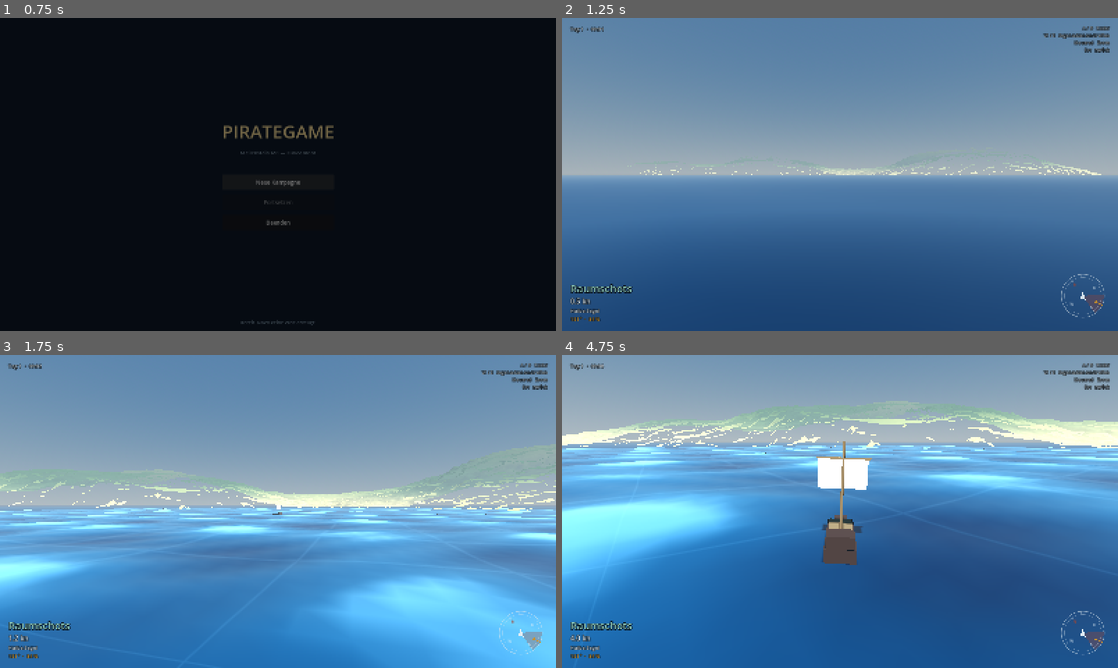
Above: before the commit, frames 1-4 (two rows, left to right).
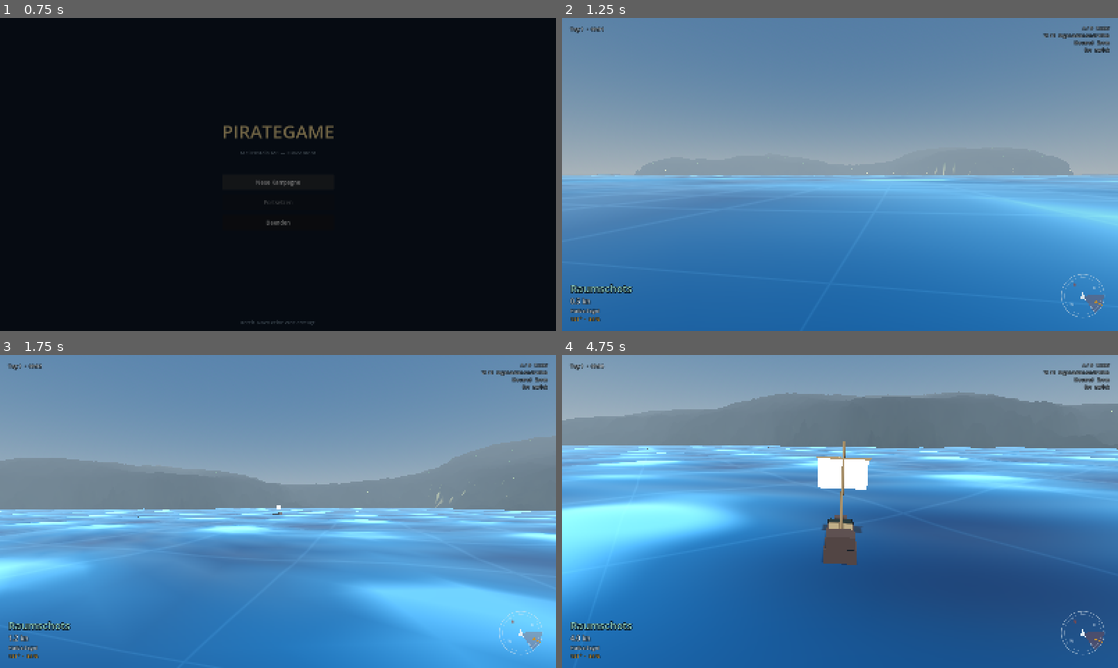
Above: after the commit, the same moments.

Repository: J0R0W/PirateGame
Game: Godot game, scene res://modes/menu/main_menu.tscn
Two runs of this game, one before a commit and one after it. Both use one fixed random seed, a clock stepped at 60 frames per second and the inputs below.
Inputs (mouse positions are in pixels of both pictures, inside the frame that each line leads up to):
- Up to frame 1 (0.75 s): click "Neue Kampagne" at 0.5 s
- Up to frame 2 (1.25 s): no input
- Up to frame 3 (1.75 s): move the mouse to (400, 495) at 1.27 s; tap Q (fire_port) at 1.35 s; click (400, 495) at 1.42 s
- Up to frame 4 (4.75 s): move the mouse to (728, 527) at 2.02 s; tap one key every 0.75 s from 2.1 s: E (fire_starboard) A (helm_port) D (helm_starboard) Space (interact); click (728, 527) at 2.17 s; move the mouse to (895, 442) at 2.77 s; click (895, 442) at 2.92 s; move the mouse to (812, 574) at 3.52 s; click (812, 574) at 3.67 s; move the mouse to (1006, 558) at 4.27 s; click (1006, 558) at 4.42 s

Frame 1 is identical in both runs. In frame 2, 49% of the frame differs, in the area x 0-100%, y 44-100%; in frame 3, 16%; in frame 4, 15%.

Commit message:
Insel wirkte durchsichtig: Rückseiten-Culling im Gelände
Die Küsten zerfielen in schwebende Fetzen, das Land sah aus wie eine dünne
Schale ohne Unterseite.

Ursache: An steilen Küsten hat ein Höhenfeld ein Zickzack-Profil — benachbarte
Dreiecke zeigen abwechselnd zur Kamera und von ihr weg. Mit Rückseiten-Culling
verschwinden die abgewandten, und man sieht durch die Küste hindurch. Das
Geländematerial läuft jetzt mit CULL_DISABLED.

Die Suche war ein Umweg, und der ist im Ergebnis sichtbar:

- Zuerst sah es nach Z-Fighting mit der Fernsee aus. Das war ein echter, aber
  anderer Fehler: Die flache Fernsee lag 1,5 m unter Null, genau dort, wo
  flaches Küstengelände liegt, und der Meeresboden blieb bis 22 m Tiefe
  sandfarben — maximaler Kontrast beim Flimmern.
- Dann sah es nach zu flachen Küsten aus. Auch das wurde geändert, half auch
  nicht, und die erste Kurve war zusätzlich falsch gewählt: Eine Potenz hat bei
  t gegen 0 eine unendliche Ableitung, machte also am Meeresspiegel jede Küste
  zur Wand.
- Erst das Abschalten des Cullings als einzelne, isolierte Prüfung zeigte die
  Ursache.

Was von den Umwegen bleibt, weil es für sich gut ist:

- Der Ozean ist jetzt EIN radiales Mesh statt zweier Flächen. Ringabstand und
  Bogenlänge wachsen mit dem Radius, die Zellen bleiben quadratisch: nah 2,4 m
  Auflösung, 5 km Reichweite, 20 609 Vertices — weniger als die alte 900er
  Plane allein, und ohne Naht oder Z-Fighting.
- Die Chunk-Belegung schließt den Meeresboden vor der Küste ein. Vorher endete
  das Gelände an der Wasserlinie.
- Die Steilheitskurve bleibt, aber mild (2,5 statt 5,0) und stückweise linear.
  Sie gibt Inseln Kontur, ohne Klippen zu erzeugen.

Neu: tests/capture_island.tscn zeigt eine Küste vollständig, ohne Dunst, ohne
Wasser und als Drahtgitter — das Werkzeug, mit dem die Ursache am Ende sichtbar
wurde. tests/terrain_report.tscn nennt Kennzahlen eines Küstenchunks.

Der Rauchtest prüft jetzt, dass das Geländematerial beidseitig rendert.

140 Prüfungen, alle grün.

Co-Authored-By: Claude Opus 5 <noreply@anthropic.com>

Diff:
--- a/autoload/world_data.gd
+++ b/autoload/world_data.gd
@@ -177,7 +177,7 @@
 func terrain_y(x: float, z: float) -> float:
 	if generator == null:
 		return -50.0
-	return (generator.height_at(x, z) - generator.sea_level) * TERRAIN_HEIGHT_SCALE
+	return generator.elevation_at(x, z, TERRAIN_HEIGHT_SCALE)
 
 
 func sea_level() -> float:
--- /dev/null
+++ b/tests/capture_island.gd
@@ -0,0 +1,98 @@
+## Diagnose: eine Insel aus der Naehe, Schicht fuer Schicht abgeschaltet.
+##
+##   godot --path . res://tests/capture_island.tscn
+##
+## Zeigt dasselbe Bild vier Mal: vollstaendig, ohne Dunst, ohne Wasser und als
+## Drahtgitter. Damit laesst sich unterscheiden, ob ein Darstellungsfehler vom
+## Gelaende, vom Wasser oder von der Atmosphaere kommt.
+extends Node
+
+const OUT_DIR: String = "user://captures"
+
+var _mode: Node3D
+var _camera: Camera3D
+var _environment: Environment
+
+
+func _ready() -> void:
+	DirAccess.make_dir_recursive_absolute(OUT_DIR)
+	WorldData.generate(1)
+
+	var packed: PackedScene = load("res://modes/sailing/sailing_mode.tscn")
+	_mode = packed.instantiate()
+	add_child(_mode)
+	await get_tree().process_frame
+
+	var ship: Node3D = _mode.get_node("PlayerShip")
+	ship.set("player_controlled", false)
+	ship.set_physics_process(false)
+
+	# Dicht an die naechste Kueste heranfahren, damit das Gelaende gross im
+	# Bild steht - aus 1,5 km sieht man Loecher nicht.
+	var town: TownData = _nearest_town(Vector2(ship.global_position.x, ship.global_position.z))
+	var approach := _water_near(town.position, 420.0)
+	ship.global_position = Vector3(approach.x, 0.0, approach.y)
+	ship.set("speed", 0.0)
+
+	_camera = _mode.get_node("CameraRig/Camera3D")
+	var rig: Node3D = _mode.get_node("CameraRig")
+	rig.set_process(false)
+	rig.global_position = Vector3(approach.x, 55.0, approach.y)
+	rig.look_at(Vector3(town.position.x, 40.0, town.position.y))
+
+	_environment = (_mode.get_node("WorldEnvironment") as WorldEnvironment).environment
+	var terrain: Node3D = _mode.get_node("Terrain")
+	var ocean: Node3D = _mode.get_node("Ocean")
+	var hud: Control = _mode.get_node("HUD")
+	hud.visible = false
+
+	# Chunks stehen lassen, bis alles geladen ist.
+	await _wait(3.0)
+	print("  Chunks: %d   Kamera bei %s" % [terrain.loaded_count(), rig.global_position])
+
+	await _shot("isl_1_normal")
+
+	_environment.fog_enabled = false
+	await _wait(0.3)
+	await _shot("isl_2_ohne_dunst")
+
+	ocean.visible = false
+	await _wait(0.3)
+	await _shot("isl_3_ohne_wasser")
+
+	get_viewport().debug_draw = Viewport.DEBUG_DRAW_WIREFRAME
+	await _wait(0.3)
+	await _shot("isl_4_drahtgitter")
+
+	get_tree().quit(0)
+
+
+func _nearest_town(from: Vector2) -> TownData:
+	var best: TownData = WorldData.towns[0]
+	var best_distance := INF
+	for town: TownData in WorldData.towns:
+		var d := town.position.distance_squared_to(from)
+		if d < best_distance:
+			best_distance = d
+			best = town
+	return best
+
+
+func _water_near(target: Vector2, distance: float) -> Vector2:
+	for step in 36:
+		var angle := TAU * float(step) / 36.0
+		var candidate := target + Vector2(cos(angle), sin(angle)) * distance
+		if not WorldData.is_land(candidate.x, candidate.y):
+			return candidate
+	return target
+
+
+func _wait(seconds: float) -> void:
+	await get_tree().create_timer(seconds).timeout
+
+
+func _shot(shot_name: String) -> void:
+	await RenderingServer.frame_post_draw
+	var image := get_viewport().get_texture().get_image()
+	var error := image.save_png("%s/%s.png" % [OUT_DIR, shot_name])
+	print("  %-22s %s" % [shot_name, "ok" if error == OK else "FEHLER %d" % error])
--- /dev/null
+++ b/tests/capture_island.tscn
@@ -0,0 +1,6 @@
+[gd_scene load_steps=2 format=3]
+
+[ext_resource type="Script" path="res://tests/capture_island.gd" id="1_isl"]
+
+[node name="CaptureIsland" type="Node"]
+script = ExtResource("1_isl")
--- a/tests/smoke_test.gd
+++ b/tests/smoke_test.gd
@@ -534,6 +534,20 @@
 	_assert(aabb.position.y >= TerrainChunk.SEABED_FLOOR - 0.1,
 		"Mesh reicht nicht tiefer als der Meeresboden")
 
+	# Gelaendematerial: Rueckseiten-Culling zerlegt steile Kuesten in Fetzen.
+	var manager_script: GDScript = load("res://world/terrain/chunk_manager.gd")
+	var manager: Node3D = manager_script.new()
+	add_child(manager)
+	await get_tree().process_frame
+	var terrain_material: StandardMaterial3D = manager.get("_material")
+	_assert(terrain_material != null, "Gelaendematerial existiert")
+	if terrain_material != null:
+		_assert(terrain_material.cull_mode == BaseMaterial3D.CULL_DISABLED,
+			"Gelaende rendert beide Seiten")
+		_assert(terrain_material.vertex_color_use_as_albedo,
+			"Gelaende nutzt Vertex-Farben")
+	manager.queue_free()
+
 	# Grundberuehrung: Land muss das Schiff aufhalten.
 	var packed: PackedScene = load("res://entities/ship/ship.tscn")
 	var ship: Node3D = packed.instantiate()
--- /dev/null
+++ b/tests/terrain_report.gd
@@ -0,0 +1,95 @@
+## Kennzahlen eines Kuestenchunks - zum Pruefen der Gelaendegeometrie.
+##
+##   godot --headless --path . res://tests/terrain_report.tscn
+##
+## Zeigt Vertexbereich, groesste Hoehenspruenge, Kantenpassung zum Nachbarn und
+## die Chunk-Belegung ringsum. Damit laesst sich beurteilen, ob ein sichtbarer
+## Fehler von der Geometrie kommt oder von der Darstellung.
+extends Node
+
+func _ready() -> void:
+	WorldData.generate(1)
+	var g := WorldData.generator
+	var scale := WorldData.TERRAIN_HEIGHT_SCALE
+
+	# Einen Kuestenchunk suchen: hat Land UND Wasser.
+	var coast := Vector2i(-1, -1)
+	for cz in g.chunk_grid_size:
+		for cx in g.chunk_grid_size:
+			var c := Vector2i(cx, cz)
+			if not g.chunk_has_land(c):
+				continue
+			var o := g.chunk_origin(c)
+			var land := 0
+			var water := 0
+			for i in 8:
+				for j in 8:
+					var px: float = o.x + (float(j) + 0.5) * 32.0
+					var pz: float = o.y + (float(i) + 0.5) * 32.0
+					if g.is_land(px, pz): land += 1
+					else: water += 1
+			if land > 8 and water > 8:
+				coast = c
+				break
+		if coast.x >= 0: break
+
+	print("Kuestenchunk ", coast, " Ursprung ", g.chunk_origin(coast))
+
+	var mesh := TerrainChunk.build(g, coast, 32, scale)
+	var arrays := mesh.surface_get_arrays(0)
+	var verts: PackedVector3Array = arrays[Mesh.ARRAY_VERTEX]
+
+	var lo := INF
+	var hi := -INF
+	var nan_count := 0
+	for v in verts:
+		if is_nan(v.y) or is_inf(v.y): nan_count += 1
+		else:
+			lo = minf(lo, v.y); hi = maxf(hi, v.y)
+	print("  Vertices %d, y von %.1f bis %.1f, NaN/Inf: %d" % [verts.size(), lo, hi, nan_count])
+	print("  AABB ", mesh.get_aabb())
+
+	# Steilster Uebergang zwischen benachbarten Vertices
+	var line := 33
+	var steepest := 0.0
+	for iz in line:
+		for ix in line - 1:
+			var d: float = absf(verts[iz*line+ix+1].y - verts[iz*line+ix].y)
+			steepest = maxf(steepest, d)
+	print("  Groesster Hoehensprung zwischen Nachbarvertices: %.1f m auf 8 m" % steepest)
+
+	# Passen die Kanten zum Nachbarchunk?
+	var right := coast + Vector2i(1, 0)
+	if g.chunk_has_land(right):
+		var mesh_r := TerrainChunk.build(g, right, 32, scale)
+		var vr: PackedVector3Array = mesh_r.surface_get_arrays(0)[Mesh.ARRAY_VERTEX]
+		var worst := 0.0
+		for iz in line:
+			var a: float = verts[iz*line + (line-1)].y
+			var b: float = vr[iz*line + 0].y
+			worst = maxf(worst, absf(a - b))
+		print("  Kantenabweichung zum Nachbarchunk: %.4f m" % worst)
+	else:
+		print("  Nachbarchunk rechts traegt KEIN Land -> wird nicht gebaut")
+
+	# Und was ist mit den Chunks rundherum?
+	print("\n  Belegung um den Kuestenchunk:")
+	for dz in range(-2, 3):
+		var row := "    "
+		for dx in range(-2, 3):
+			var c := coast + Vector2i(dx, dz)
+			row += ("#" if g.chunk_has_land(c) else ".") + " "
+		print(row)
+
+	# Wieviel Wasserflaeche hat ein Landchunk typischerweise?
+	var o2 := g.chunk_origin(coast)
+	var below := 0
+	var total := 0
+	for i in 16:
+		for j in 16:
+			var px: float = o2.x + (float(j) + 0.5) * 16.0
+			var pz: float = o2.y + (float(i) + 0.5) * 16.0
+			total += 1
+			if g.elevation_at(px, pz, scale) < -40.0: below += 1
+	print("\n  Anteil unter SEABED_FLOOR (-40 m) in diesem Chunk: %.0f%%" % (100.0*below/total))
+	get_tree().quit(0)
--- /dev/null
+++ b/tests/terrain_report.tscn
@@ -0,0 +1,6 @@
+[gd_scene load_steps=2 format=3]
+
+[ext_resource type="Script" path="res://tests/terrain_report.gd" id="1_d"]
+
+[node name="TerrainReport" type="Node"]
+script = ExtResource("1_d")
--- a/world/ocean/ocean.gd
+++ b/world/ocean/ocean.gd
@@ -14,6 +14,10 @@
 @onready var _material: ShaderMaterial = material_override as ShaderMaterial
 
 
+func _ready() -> void:
+	mesh = OceanMesh.build()
+
+
 func _process(_delta: float) -> void:
 	# Dieselbe Uhr wie OceanWaves.height_at() - sonst passen Bild und Physik
 	# nicht zusammen.
--- a/world/ocean/ocean.tscn
+++ b/world/ocean/ocean.tscn
@@ -6,27 +6,7 @@
 [sub_resource type="ShaderMaterial" id="Mat_ocean"]
 shader = ExtResource("2_shader")
 
-[sub_resource type="StandardMaterial3D" id="Mat_far"]
-albedo_color = Color(0.058, 0.156, 0.247, 1)
-roughness = 0.35
-metallic_specular = 0.4
-
-[sub_resource type="PlaneMesh" id="Mesh_far"]
-size = Vector2(9000, 9000)
-
-[sub_resource type="PlaneMesh" id="Mesh_ocean"]
-size = Vector2(900, 900)
-subdivide_width = 220
-subdivide_depth = 220
-
 [node name="Ocean" type="MeshInstance3D"]
-mesh = SubResource("Mesh_ocean")
 material_override = SubResource("Mat_ocean")
 cast_shadow = 0
 script = ExtResource("1_ocean")
-
-[node name="FarSea" type="MeshInstance3D" parent="."]
-transform = Transform3D(1, 0, 0, 0, 1, 0, 0, 0, 1, 0, -1.5, 0)
-mesh = SubResource("Mesh_far")
-material_override = SubResource("Mat_far")
-cast_shadow = 0
--- /dev/null
+++ b/world/ocean/ocean_mesh.gd
@@ -0,0 +1,78 @@
+## Baut das Ozean-Mesh als radiales Netz um den Betrachter.
+##
+## Warum nicht einfach eine grosse Plane: Die Wellen brauchen nah rund vier
+## Meter Aufloesung. Eine gleichmaessige Plane mit vier Metern ueber fuenf
+## Kilometer haette anderthalb Millionen Vertices.
+##
+## Vorher lagen deshalb zwei Flaechen uebereinander - eine feine Wellenplane
+## und eine grosse flache "Fernsee" darunter. Das erzeugte Z-Fighting mit dem
+## flachen Kuestengelaende: Sandbaenke schienen ueber dem Wasser zu schweben.
+##
+## Das radiale Netz loest beides. Ringabstand und Bogenlaenge wachsen mit dem
+## Radius, die Zellen bleiben dabei ungefaehr quadratisch - nah fein, fern grob,
+## und ohne Naht dazwischen.
+class_name OceanMesh
+extends RefCounted
+
+## Speichen. Bestimmt die Aufloesung entlang des Umfangs.
+const SPOKES: int = 128
+## Ringe zwischen innerem und aeusserem Radius.
+const RINGS: int = 160
+## Innerster Ring. Darunter schliesst ein Faecher zum Mittelpunkt.
+const INNER_RADIUS: float = 3.0
+## Bis hierhin reicht das Wasser. Weiter draussen ist ohnehin nur Dunst.
+const OUTER_RADIUS: float = 5000.0
+
+
+static func build() -> ArrayMesh:
+	var vertices := PackedVector3Array()
+	var indices := PackedInt32Array()
+
+	# Mittelpunkt zuerst, damit der innerste Faecher ihn ansprechen kann.
+	vertices.append(Vector3.ZERO)
+
+	var growth: float = pow(OUTER_RADIUS / INNER_RADIUS, 1.0 / float(RINGS))
+	for ring in RINGS + 1:
+		var radius: float = INNER_RADIUS * pow(growth, float(ring))
+		for spoke in SPOKES:
+			var angle := TAU * float(spoke) / float(SPOKES)
+			vertices.append(Vector3(cos(angle) * radius, 0.0, sin(angle) * radius))
+
+	# Faecher vom Mittelpunkt zum innersten Ring.
+	for spoke in SPOKES:
+		var a := 1 + spoke
+		var b := 1 + (spoke + 1) % SPOKES
+		indices.append_array([0, a, b])
+
+	# Quads zwischen benachbarten Ringen.
+	for ring in RINGS:
+		var inner_base := 1 + ring * SPOKES
+		var outer_base := inner_base + SPOKES
+		for spoke in SPOKES:
+			var next := (spoke + 1) % SPOKES
+			var a := inner_base + spoke
+			var b := inner_base + next
+			var c := outer_base + spoke
+			var d := outer_base + next
+			indices.append_array([a, c, b, b, c, d])
+
+	# Normalen kommen aus dem Shader, der die Wellen kennt. Hier reicht "oben".
+	var normals := PackedVector3Array()
+	normals.resize(vertices.size())
+	normals.fill(Vector3.UP)
+
+	var arrays := []
+	arrays.resize(Mesh.ARRAY_MAX)
+	arrays[Mesh.ARRAY_VERTEX] = vertices
+	arrays[Mesh.ARRAY_NORMAL] = normals
+	arrays[Mesh.ARRAY_INDEX] = indices
+
+	var mesh := ArrayMesh.new()
+	mesh.add_surface_from_arrays(Mesh.PRIMITIVE_TRIANGLES, arrays)
+	# Ohne eigene AABB verschwindet das Meer, sobald der Mittelpunkt aus dem
+	# Bild laeuft - Godot kennt die Wellenauslenkung des Shaders nicht.
+	mesh.custom_aabb = AABB(
+		Vector3(-OUTER_RADIUS, -50.0, -OUTER_RADIUS),
+		Vector3(OUTER_RADIUS * 2.0, 100.0, OUTER_RADIUS * 2.0)
+	)
+	return mesh
--- a/world/terrain/chunk_manager.gd
+++ b/world/terrain/chunk_manager.gd
@@ -32,6 +32,12 @@
 	_material.vertex_color_use_as_albedo = true
 	_material.roughness = 0.92
 	_material.metallic_specular = 0.15
+	# Beide Seiten rendern. An steilen Kuesten hat das Hoehenfeld ein
+	# Zickzack-Profil: Benachbarte Dreiecke zeigen abwechselnd zur Kamera und
+	# von ihr weg. Mit Rueckseiten-Culling verschwinden die abgewandten, und
+	# man sieht durch die Kueste hindurch - die Insel zerfiel in schwebende
+	# Fetzen und wirkte durchsichtig.
+	_material.cull_mode = BaseMaterial3D.CULL_DISABLED
 
 
 func _process(_delta: float) -> void:
--- a/world/terrain/terrain_chunk.gd
+++ b/world/terrain/terrain_chunk.gd
@@ -30,7 +30,6 @@
 	var origin := generator.chunk_origin(coord)
 	var size := WorldGenerator.TERRAIN_CHUNK_SIZE
 	var step := size / float(resolution)
-	var sea := generator.sea_level
 
 	var vertices := PackedVector3Array()
 	var normals := PackedVector3Array()
@@ -46,12 +45,12 @@
 		for ix in line:
 			var world_x := origin.x + float(ix) * step
 			var world_z := origin.y + float(iz) * step
-			var y := maxf((generator.height_at(world_x, world_z) - sea) * height_scale, SEABED_FLOOR)
+			var y := maxf(generator.elevation_at(world_x, world_z, height_scale), SEABED_FLOOR)
 
 			var index := iz * line + ix
 			# Lokale Koordinaten - der Chunk-Node sitzt auf seinem Ursprung.
 			vertices[index] = Vector3(float(ix) * step, y, float(iz) * step)
-			normals[index] = _normal_at(generator, world_x, world_z, step, sea, height_scale)
+			normals[index] = _normal_at(generator, world_x, world_z, step, height_scale)
 			colors[index] = _tint(y)
 
 	for iz in resolution:
@@ -76,12 +75,12 @@
 
 ## Normale aus finiten Differenzen der Hoehenfunktion.
 static func _normal_at(
-	generator: WorldGenerator, x: float, z: float, step: float, sea: float, scale: float
+	generator: WorldGenerator, x: float, z: float, step: float, scale: float
 ) -> Vector3:
-	var left := maxf((generator.height_at(x - step, z) - sea) * scale, SEABED_FLOOR)
-	var right := maxf((generator.height_at(x + step, z) - sea) * scale, SEABED_FLOOR)
-	var back := maxf((generator.height_at(x, z - step) - sea) * scale, SEABED_FLOOR)
-	var front := maxf((generator.height_at(x, z + step) - sea) * scale, SEABED_FLOOR)
+	var left := maxf(generator.elevation_at(x - step, z, scale), SEABED_FLOOR)
+	var right := maxf(generator.elevation_at(x + step, z, scale), SEABED_FLOOR)
+	var back := maxf(generator.elevation_at(x, z - step, scale), SEABED_FLOOR)
+	var front := maxf(generator.elevation_at(x, z + step, scale), SEABED_FLOOR)
 	return Vector3(left - right, step * 2.0, back - front).normalized()
 
 
@@ -97,7 +96,7 @@
 	if y < 0.0:
 		# Unter Wasser vom Strand ins Dunkle - das ergibt weiche Untiefen
 		# statt harter Kanten an der Kueste.
-		return Palette.SAND.lerp(Palette.SEABED, smoothstep(0.0, -22.0, y))
+		return Palette.SAND.lerp(Palette.SEABED, smoothstep(0.0, -9.0, y))
 	if y <= BEACH_TOP:
 		return Palette.SAND
 	if y <= GRASS_TOP:
--- a/world/world_generator.gd
+++ b/world/world_generator.gd
@@ -64,7 +64,15 @@
 var _cell_island: PackedInt32Array = PackedInt32Array()
 var _cell_size: float = 40.0
 
-## Chunk-Belegung: 1, wenn der Chunk Land beruehrt. Ueber offener See braucht
+## Wie weit unter den Meeresspiegel reicht Gelaende, das gebaut werden muss?
+## In Hoehenwert-Einheiten; mit SEABED_GAIN entspricht 0.04 rund 15 Metern Tiefe.
+##
+## Ohne diese Marge entstanden Meshes nur fuer Chunks mit Land - der
+## Meeresboden davor fehlte. Das Gelaende war eine Schale ohne Unterseite, und
+## an steilen Kuesten sah man seitlich darunter hindurch ins Leere.
+const SUBMERGED_MARGIN: float = 0.04
+
+## Chunk-Belegung: 1, wenn der Chunk sichtbares Gelaende traegt. Ueber offener See braucht
 ## es kein Gelaendemesh - der Ozean-Shader deckt das ab. Bei 14 Prozent
 ## Landanteil spart das rund fuenf Sechstel der Arbeit.
 var chunk_grid_size: int = 0
@@ -127,6 +135,48 @@
 	return height_at(x, z) > sea_level
 
 
+## Milde Ueberhoehung des Ufers und Breite der Uferzone, normiert auf die
+## Hoehenspanne der Welt.
+##
+## Bei 6 km Noise-Wellenlaenge verlaeuft die Kueste sonst fast waagerecht, und
+## Inseln wirken wie flache Platten. Die Ueberhoehung gibt ihnen Kontur.
+##
+## Bewusst STUECKWEISE LINEAR statt als Potenzkurve: Eine Potenz hat bei t
+## gegen 0 eine unendliche Ableitung, macht also am Meeresspiegel jede Kueste
+## zur senkrechten Wand. Hier ist die Steigung ueberall endlich.
+##
+## Und bewusst MILDE. Ein Wert von 5.0 ergab Klippen rund um jede Insel. Die
+## zerfaserte Silhouette, die urspruenglich zu dieser Kurve fuehrte, kam gar
+## nicht von flachen Kuesten, sondern vom Rueckseiten-Culling im Gelaende-
+## material - siehe chunk_manager.gd.
+const COAST_GAIN: float = 2.5
+const COAST_ZONE: float = 0.06
+
+## Unter Wasser wird nicht aufgesteilt - der Schelf soll flach auslaufen.
+const SEABED_GAIN: float = 1.0
+
+
+## Gelaendehoehe in Metern, relativ zum Meeresspiegel. Negativ unter Wasser.
+##
+## Die einzige Stelle, an der Hoehenwerte zu Metern werden - Gelaendemesh,
+## Kartenanzeige und Spiellogik muessen sich einig sein.
+func elevation_at(x: float, z: float, scale: float) -> float:
+	var span := maxf(max_height - sea_level, 0.001)
+	var t := (height_at(x, z) - sea_level) / span
+	if t >= 0.0:
+		return _shape_coast(t) * span * scale
+	return t * SEABED_GAIN * span * scale
+
+
+## Hebt die Uferzone an, ohne die Gesamthoehe zu veraendern.
+func _shape_coast(t: float) -> float:
+	if t < COAST_ZONE:
+		return t * COAST_GAIN
+	# Der Rest wird so gestaucht, dass der hoechste Punkt gleich bleibt.
+	var above := (1.0 - COAST_ZONE * COAST_GAIN) / (1.0 - COAST_ZONE)
+	return COAST_ZONE * COAST_GAIN + (t - COAST_ZONE) * above
+
+
 ## Bestimmt den Meeresspiegel so, dass der Landanteil stimmt.
 ##
 ## Die Hoehen werden auf einem groben Raster abgetastet, sortiert, und der
@@ -234,16 +284,17 @@
 	_build_chunk_map(height)
 
 
-## Markiert alle Chunks, die Land beruehren - plus deren direkte Nachbarn,
-## damit der Uebergang von Strand zu Flachwasser vollstaendig gemesht wird.
+## Markiert alle Chunks mit sichtbarem Gelaende - Land, Kueste und der
+## Meeresboden davor - plus deren direkte Nachbarn.
 func _build_chunk_map(height: PackedFloat32Array) -> void:
 	chunk_grid_size = int(ceil(world_size / TERRAIN_CHUNK_SIZE))
 	_chunk_has_land.resize(chunk_grid_size * chunk_grid_size)
 	_chunk_has_land.fill(0)
 
+	var visible_floor := sea_level - SUBMERGED_MARGIN
 	for iz in ANALYSIS_SIZE:
 		for ix in ANALYSIS_SIZE:
-			if height[iz * ANALYSIS_SIZE + ix] <= sea_level:
+			if height[iz * ANALYSIS_SIZE + ix] <= visible_floor:
 				continue
 			var world := _cell_to_world(ix, iz)
 			var coord := chunk_coord_at(world.x, world.y)
@@ -274,7 +325,8 @@
 	)
 
 
-## Braucht dieser Chunk ein Gelaendemesh?
+## Braucht dieser Chunk ein Gelaendemesh? Das gilt auch fuer Flachwasser -
+## der Meeresboden gehoert dazu, sonst hat das Gelaende keine Unterseite.
 func chunk_has_land(coord: Vector2i) -> bool:
 	if coord.x < 0 or coord.y < 0 or coord.x >= chunk_grid_size or coord.y >= chunk_grid_size:
 		return false
Not shown, added: tests/capture_island.gd.uid
Not shown: 1 places in world/ocean/ocean.tscn that only renumber resources
Not shown, added: world/ocean/ocean_mesh.gd.uid
Not shown, changed: README.md
Not shown, changed: docs/RICHTLINIEN.md
